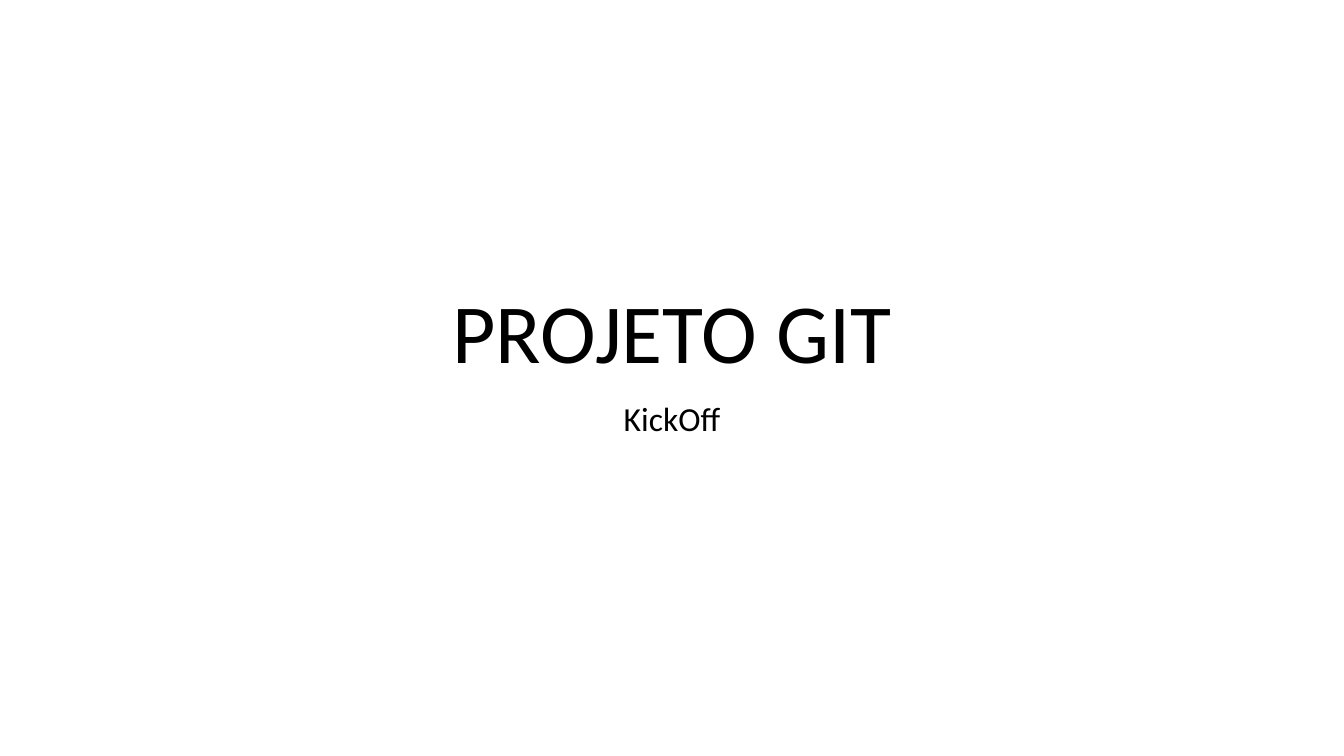
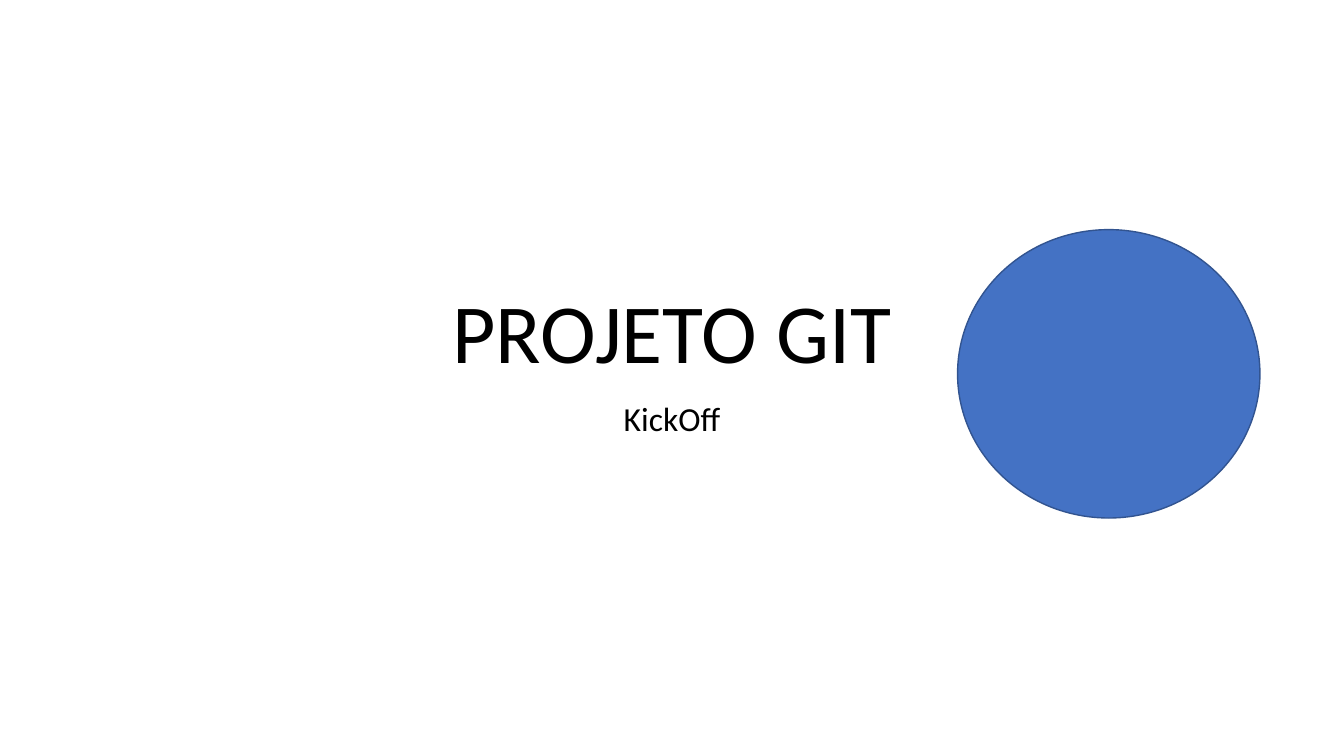
Before and after one commit to FabianoLuiz3103/3SIPG-ExemploGit-2024, a slide deck: slide 1 of PastaDocsEngenharia/PROJETO-GIT.pptx. Drawn at 1344x756 pixels with LibreOffice and Linux fonts; fonts in the diff are those of the drawing. Boxes give left, top, right and bottom in pixels: in the first picture for what was removed or moved away, otherwise in the second. Text is boxed around its words. In the diff, an @@ line names an element or a change of style, - is before the commit and + after.

Commit message:
Versão final do documento de KickOff

```diff
--- a/PastaDocsEngenharia/PROJETO-GIT.pptx
+++ b/PastaDocsEngenharia/PROJETO-GIT.pptx
@@ ellipse added at box(958, 230, 1260, 518), fill #4472C4, outline #325491 1 pt @@
```
